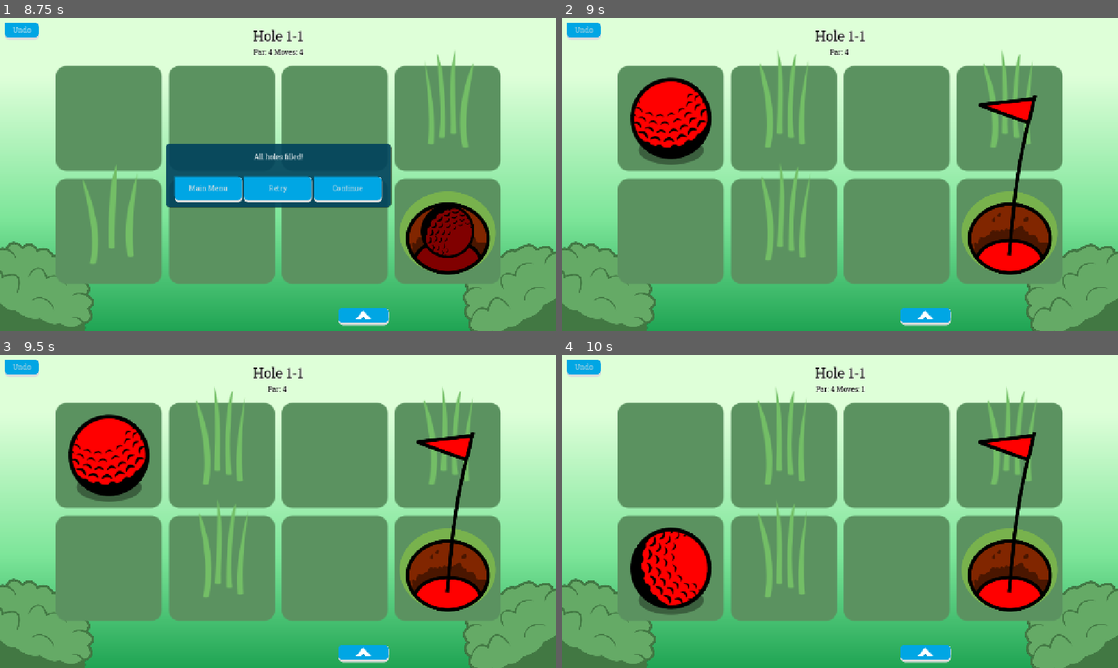
Above: before the commit, frames 1-4 (two rows, left to right).
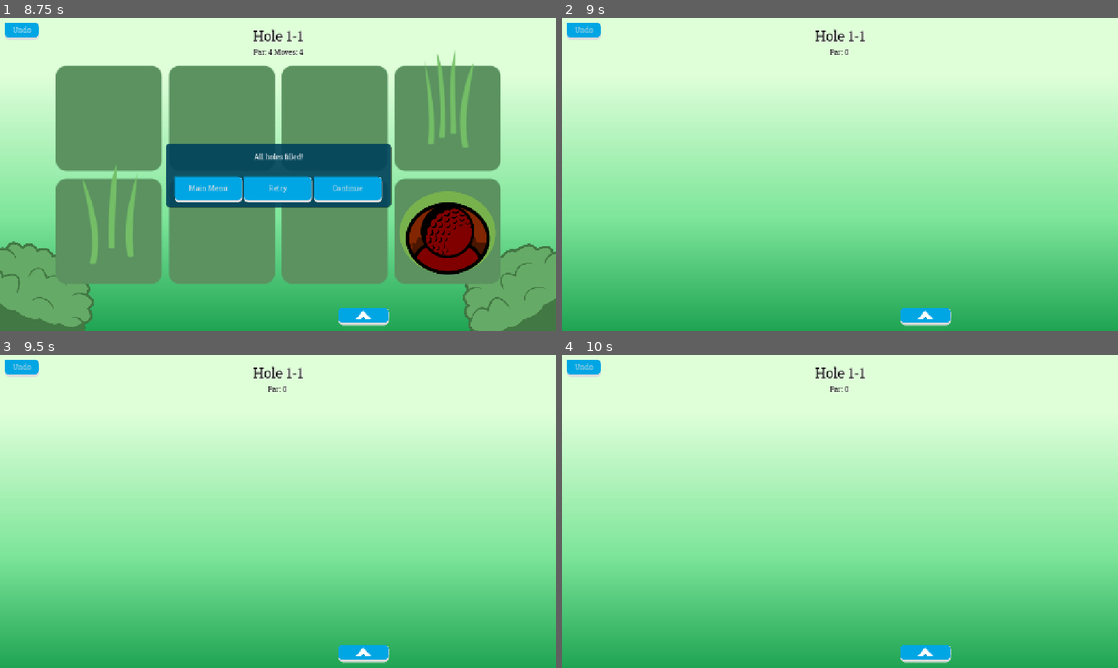
Above: after the commit, the same moments.

Repository: twincannon/GemSlide
Game: Godot game, scene res://scenes/splash_screen.tscn
The game is run twice, just before and just after one commit, with the same random seed, the same clock (stepped at 60 frames per second) and the same inputs. Sound files missing from this copy of the repository are replaced by a short silence.
Inputs (mouse positions are in pixels of both pictures, inside the frame that each line leads up to):
- Up to frame 1 (8.75 s): click (227, 155) at 0.5 s; click "Okay!" at 1.25 s; click (361, 315) at 2 s; click "Retry" at 2.75 s; click "Undo" at 3.5 s; move the mouse to (400, 158) at 4.27 s; hold D (right) 4.28-5.03 s; click (400, 158) at 4.35 s; move the mouse to (166, 190) at 5.02 s; hold S (down) 5.03-5.78 s; click (166, 190) at 5.1 s; move the mouse to (333, 105) at 5.77 s; hold D (right) 5.78-6.53 s; tap U (unlocklevels) at 5.85, 8.1 s; click (333, 105) at 6.05 s; move the mouse to (250, 237) at 6.52 s; hold W (up) 6.53-7.28 s; click (250, 237) at 6.6 s; move the mouse to (444, 221) at 7.27 s; hold A (left) from 7.28 s (still down); click (444, 221) at 7.35 s; move the mouse to (111, 127) at 8.02 s; click (111, 127) at 8.3 s
- Up to frame 2 (9 s): release A (left) at 8.75 s; click "Retry" at 8.75 s
- Up to frame 3 (9.5 s): no input
- Up to frame 4 (10 s): move the mouse to (867, 511) at 9.52 s; hold S (down) from 9.53 s (still down); click (867, 511) at 9.6 s

Frame 1 is identical in both runs. In frame 2, 59% of the frame differs, in the area x 0-100%, y 10-100%; in frame 3, 59%; in frame 4, 59%.
Error after the commit: Invalid operands 'Vector2i' and 'String' in operator '=='. (res://scripts/game.gd:66)

Commit message:
Better debug print, bomb wip

Diff:
--- /dev/null
+++ b/scenes/entities/bomb.tscn
@@ -0,0 +1,3 @@
+[gd_scene format=3 uid="uid://be2l8tq8cuvqu"]
+
+[node name="Bomb" type="Node2D"]
--- a/scripts/game.gd
+++ b/scripts/game.gd
@@ -51,7 +51,28 @@
 	if Globals.current_level_data:
 		data = Globals.current_level_data.get_data()
 		%LevelNumLabel.text = "Hole " + str(Globals.get_current_world_index() + 1) + "-" + str(Globals.get_current_level_index() + 1)
-		print(SaveGame.level_dict[Globals.current_level_data.resource_path])
+
+		# Debug print
+		var dict = SaveGame.level_dict[Globals.current_level_data.resource_path]
+		var str = ""
+		if dict.has("score"):
+			str += "Score: "
+			str += str(int(dict.score))
+		if dict.has("moves"):
+			if str != "":
+				str += ", "
+			str += "Moves: "
+			for m in dict.moves:
+				if m == "(1, 0)":
+					str += "→ "
+				elif m == "(-1, 0)":
+					str += "← "
+				elif m == "(0, 1)":
+					str += "↓ "
+				elif m == "(0, -1)":
+					str += "↑ "
+		print(str)
+		#print(SaveGame.level_dict[Globals.current_level_data.resource_path])
 	elif !Globals.custom_level_data.is_empty() and Globals.is_valid_custom_level(Globals.custom_level_data):
 		data = Globals.custom_level_data
 		%LevelNumLabel.text = data["LevelName"]
@@ -71,7 +92,7 @@
 			if new_entity: #check for null as we intend to have null entries
 				new_entity.entity_type = data["Entities"][i] as Globals.EntityType
 				new_entity.entity_id = data["EntityIDs"][i]
-			entities_to_load.append(new_entity) #get instantiated entity
+			entities_to_load.append(new_entity) #add instantiated entity
 
 	%ParLabel.text = "Par: " + str(int(data["ParMoves"]))
 
@@ -263,9 +284,8 @@
 			var skew_amount = skew_strength if (dir == Vector2i.UP or dir == Vector2i.RIGHT) else -skew_strength
 			tween.tween_property(t, "skew", skew_amount, 0.08)
 			tween.tween_property(t, "skew", 0.0, 0.08)
-
 	else:
-		undo_manager.remove_newest_game_state() #Pop the added gamestate.
+		undo_manager.remove_newest_game_state() #Nothing moved, so pop the added gamestate.
 
 func check_for_last_movement(entity:Entity):
 	entity.on_movement_done.disconnect(check_for_last_movement)
--- a/scripts/globals.gd
+++ b/scripts/globals.gd
@@ -23,7 +23,8 @@
 	SandTrap,
 	WaterHazard,
 	Teleporter,
-	Button
+	Button,
+	Bomb
 }
 
 var COLOR_RED := Color.RED
